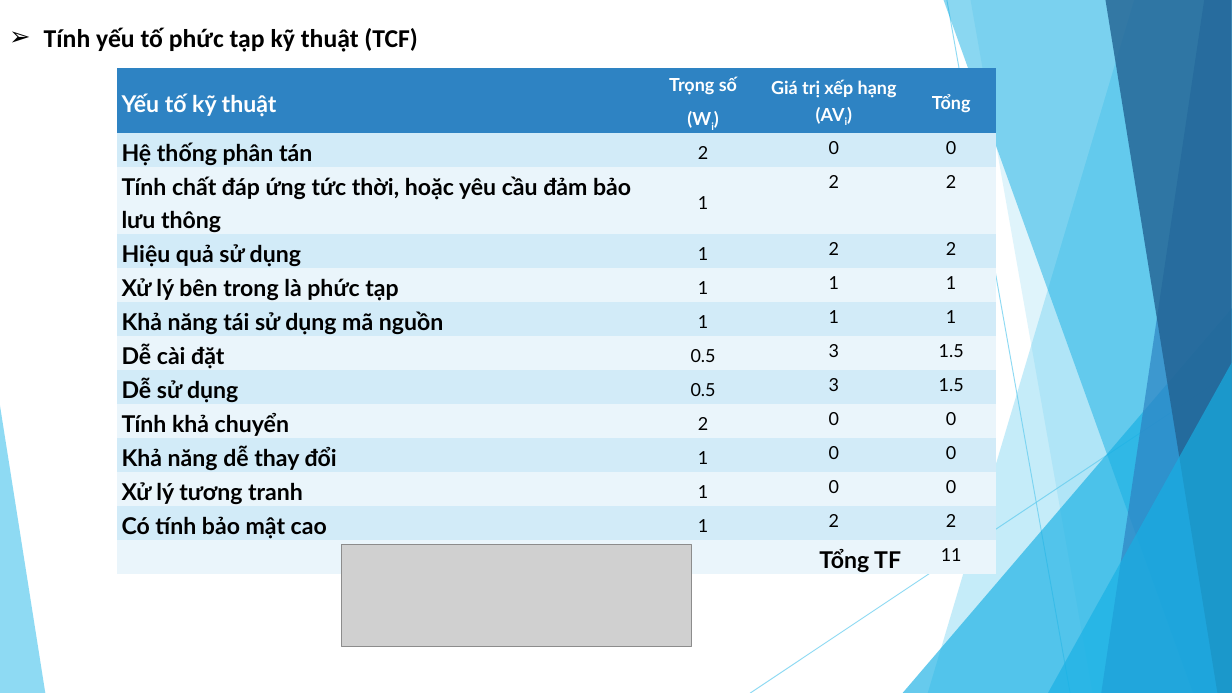
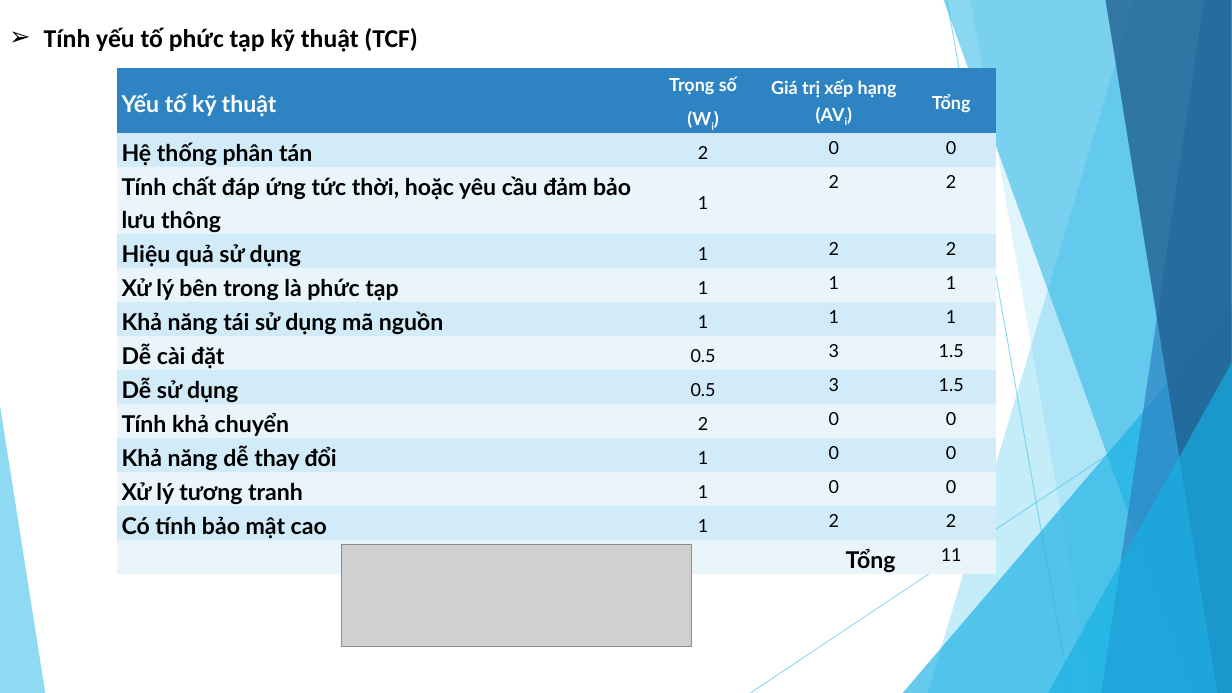
Before and after one commit to Project-Manager-Subject/ecom-shop, a slide deck: slide 13 of blog/docs/webiste_maytinh.pptx. Drawn at 1232x693 pixels with LibreOffice and Linux fonts; fonts in the diff are those of the drawing; grey boxes stand for pictures. Boxes give left, top, right and bottom in pixels: in the first picture for what was removed or moved away, otherwise in the second. Text is boxed around its words. In the diff, an @@ line names an element or a change of style, - is before the commit and + after.

```diff
--- a/blog/docs/webiste_maytinh.pptx
+++ b/blog/docs/webiste_maytinh.pptx
@@ table at (116,68,996,576) @@
-row 13, column 1: Tổng TF
+row 13, column 1: Tổng
```
Also in this commit, not shown: 2 other slides changed, 1 slide added, 1 slide removed, 5 other files.
